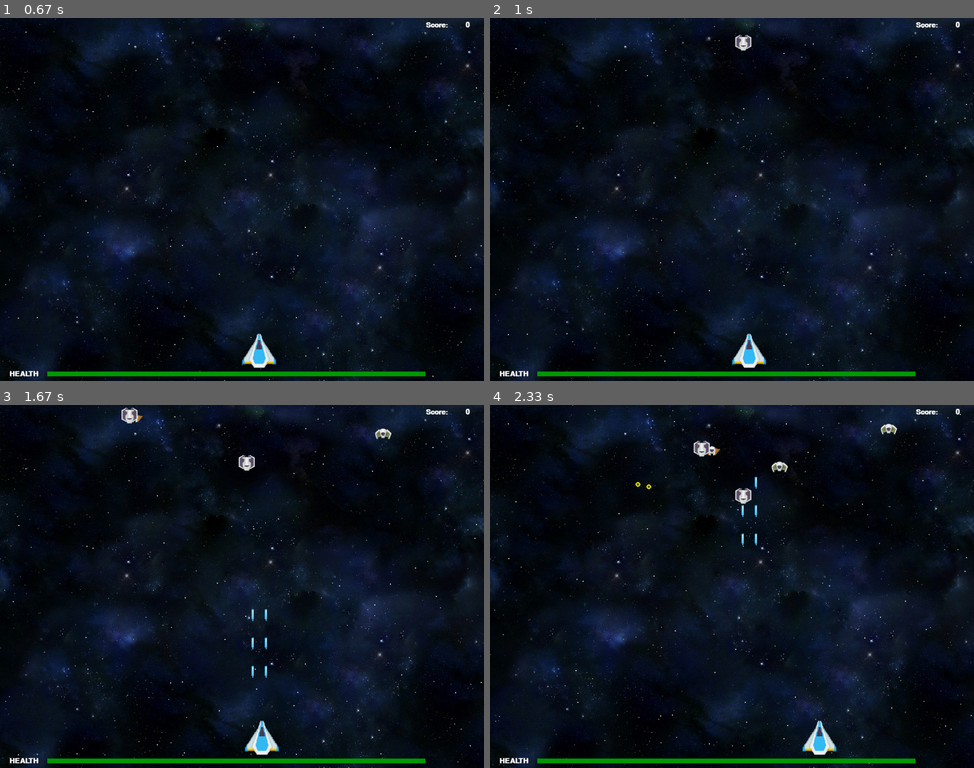
Above: before the commit, frames 1-4 (two rows, left to right).
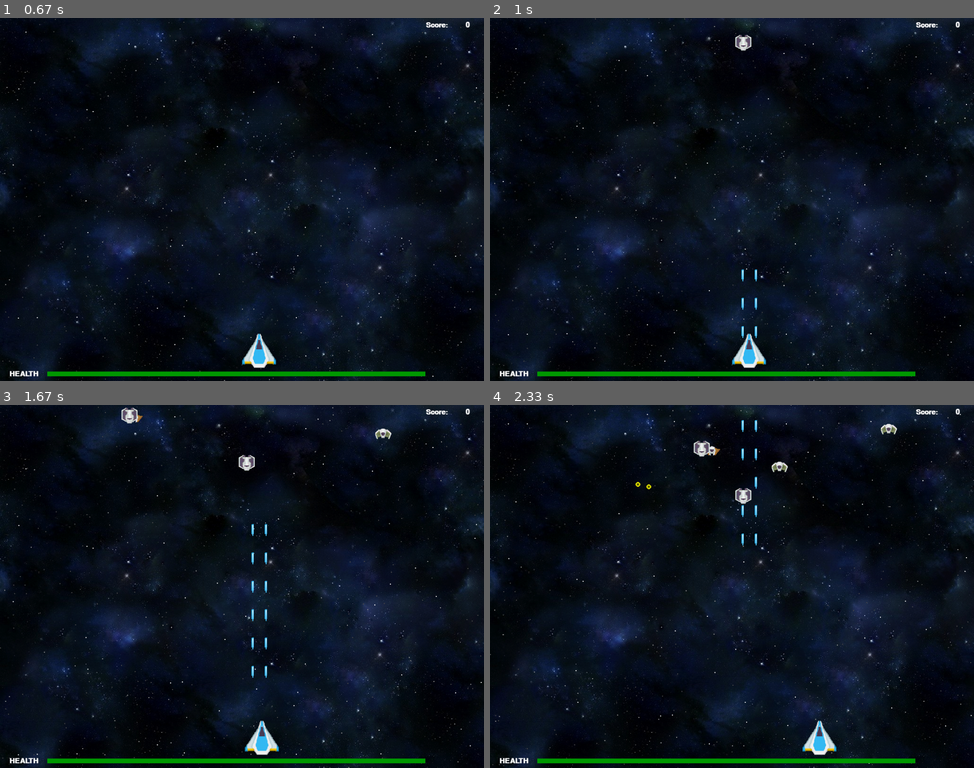
Above: after the commit, the same moments.

Repository: v1lliam/ProjectPyGame
Game: pygame game, started from PySpaceWars2077.py
Two runs of this game, one before a commit and one after it. Both use one fixed random seed, a clock stepped at 60 frames per second and the inputs below.
Inputs:
- Up to frame 1 (0.67 s): tap Enter at 0.33 s
- Up to frame 2 (1 s): tap Space at 0.67 s
- Up to frame 3 (1.67 s): hold Up 1-1.47 s; hold Right from 1.5 s (still down)
- Up to frame 4 (2.33 s): release Right at 1.97 s; hold Left from 2 s (still down)

Frame 1 is identical in both runs. In frame 2, 0.1% of the frame differs, in the area x 51-56%, y 69-89%; in frame 3, 0.1%; in frame 4, less than 0.1%.

Commit message:
Update PySpaceWars2077.py

Diff:
--- a/PySpaceWars2077.py
+++ b/PySpaceWars2077.py
@@ -946,7 +946,7 @@
                         user.speed = -2
                     elif event.key == pygame.K_RIGHT:
                         user.speed = 2
-                    elif event.key == pygame.K_UP:
+                    elif event.key == pygame.K_SPACE:
                         user.fire = 1
                     elif event.key == pygame.K_ESCAPE:
                     	quit()
